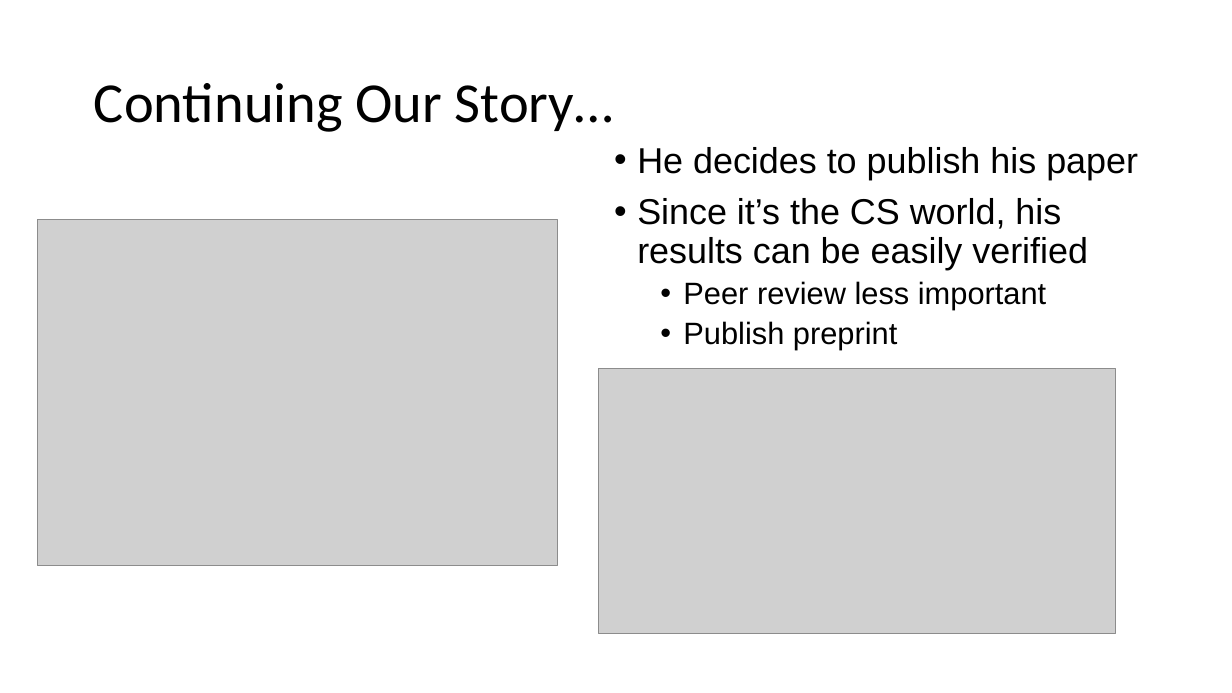
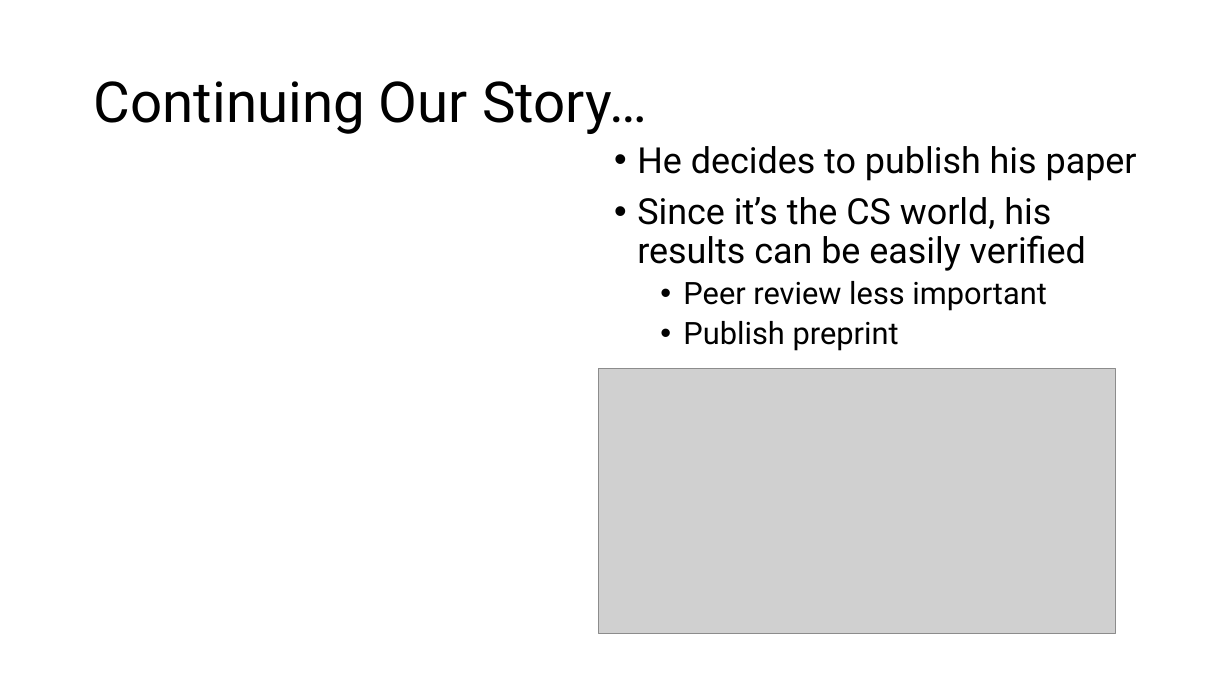
Before and after one commit to slostett/Intro_to_AI_in_Medicine_Course_Materials, a slide deck: slide 21 of Lecture Slides/Lec 10.pptx (slide 22 before the commit). Drawn at 1232x693 pixels with LibreOffice and Linux fonts; fonts in the diff are those of the drawing; grey boxes stand for pictures. Boxes give left, top, right and bottom in pixels: in the first picture for what was removed or moved away, otherwise in the second. Text is boxed around its words. In the diff, an @@ line names an element or a change of style, - is before the commit and + after.

```diff
--- a/Lecture Slides/Lec 10.pptx
+++ b/Lecture Slides/Lec 10.pptx
@@ title "Continuing Our Story…" at bbox=[94, 81, 647, 134]: font Calibri to Roboto @@
@@ text "He decides to publish his ..." at bbox=[637, 146, 1137, 351]: font Arial to Roboto; more space between paragraphs @@
@@ picture removed at bbox=[37, 219, 556, 566] @@
```
Also in this commit, not shown: 34 other slides changed, 1 slide removed, 13 other files.
